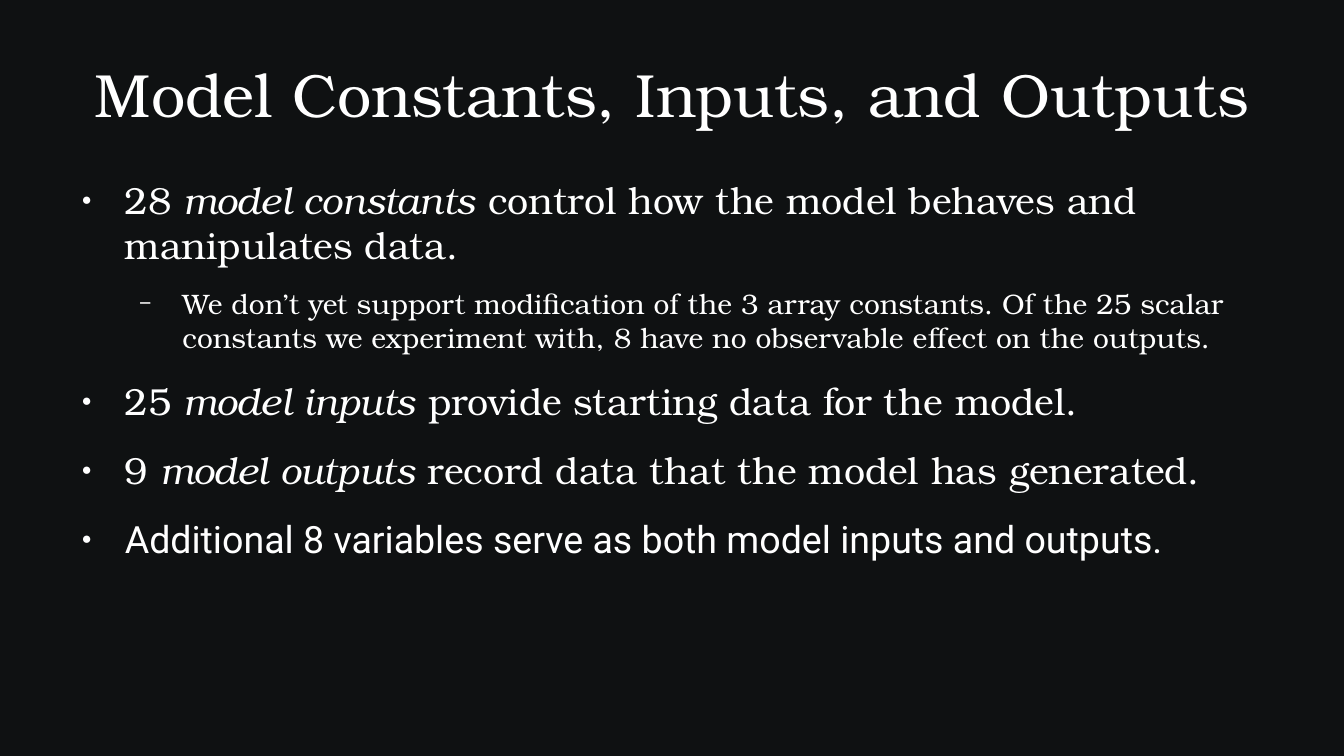
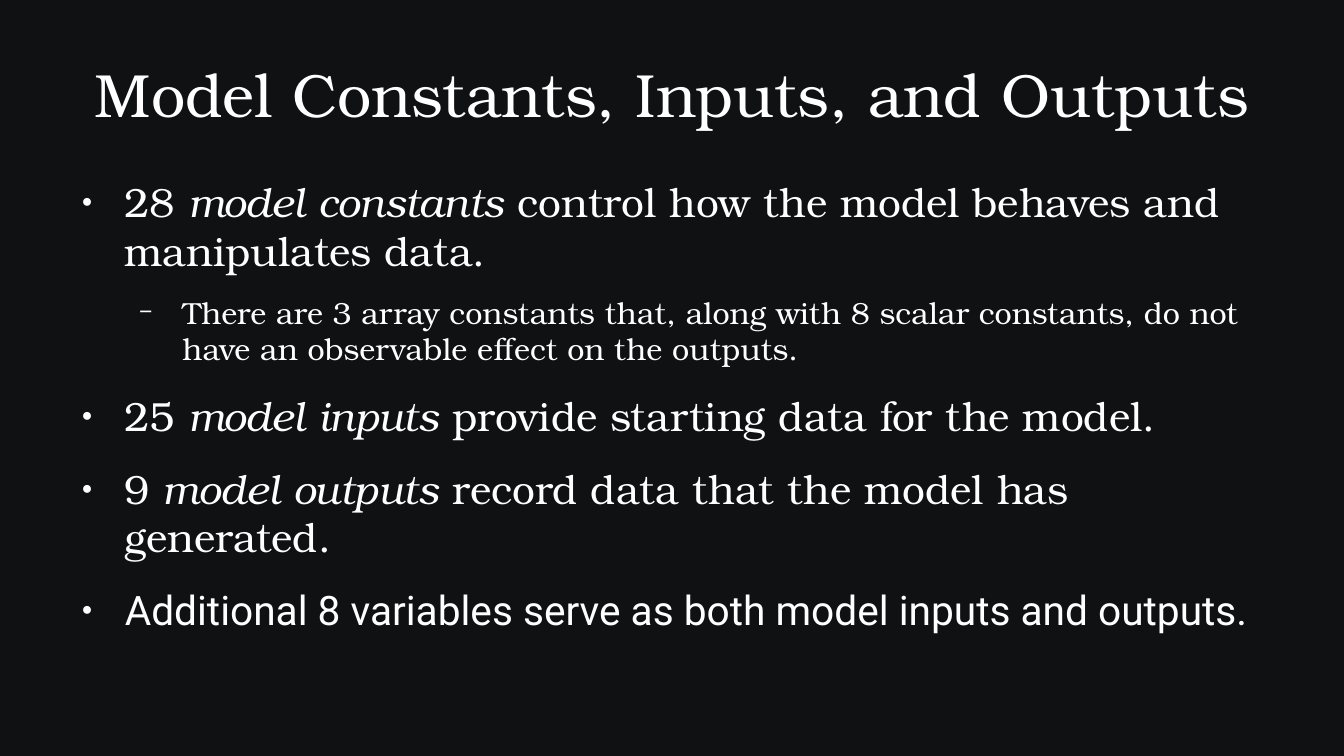
Before and after one commit to SamAllen06/lake_temp_work, a slide deck: slide 7 of documentation/for_collaborators/TestingSoftwareOverview.odp. Drawn at 1344x756 pixels with LibreOffice and Linux fonts; fonts in the diff are those of the drawing. Boxes give left, top, right and bottom in pixels: in the first picture for what was removed or moved away, otherwise in the second. Text is boxed around its words. In the diff, an @@ line names an element or a change of style, - is before the commit and + after.

Commit message:
Update references to array constants
Array constants are able to be modified but don't affect output.
Slides 7 and 8

```diff
--- a/documentation/for_collaborators/TestingSoftwareOverview.odp
+++ b/documentation/for_collaborators/TestingSoftwareOverview.odp
@@ text at [125,188,1247,634]: size 22.2 to 24 pt in "28 model constants control how the model ...", "25 model inputs provide starting data for ...", "9 model outputs record data that the ...", "Additional 8 variables serve as both model ..." @@
@@ text at [182,302,1238,367]: text changed; size 16.6 to 18 pt @@
-  − We don’t yet support modification of the 3 array constants. Of the 25 scalar constants we experiment with, 8 have no observable effect on the outputs.
+  − There are 3 array constants that, along with 8 scalar constants, do not have an observable effect on the outputs.
```
Also in this commit, not shown: 1 other slide changed, 1 other file.
